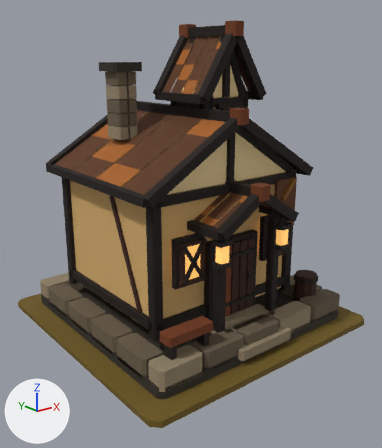
One commit to the glTF model art/manor_hall_t4/manor_hall_t4.glb: the scene before it, then after it.
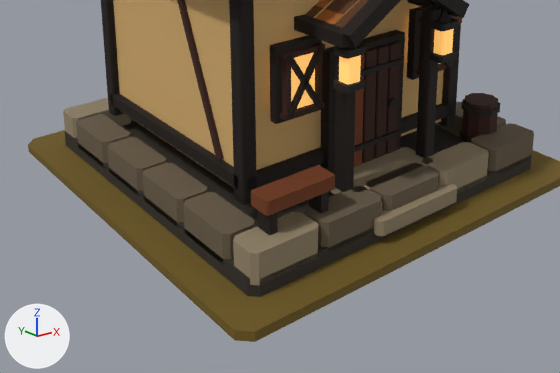
Each version appears first whole from a 50 mm camera at (-2.78, -3.55, 2.29) aimed at (-0.03, -0.12, 0.92), and next in a close-up on the part from 0% to 93% of the width and 47% to 100% of the height. The lights are fixed; the arrows at lower left show +X, +Y and +Z. The first two pictures are the older version.

Script lines for the objects in view, before the commit:
```python
me_mmr___hall___t04_architecture_mesh_002 = bpy.data.meshes.new('MMR | hall | T04 Architecture Mesh.002')
me_mmr___hall___t04_architecture_mesh_002.from_pydata(...)  # 2578 vertices, 4024 faces; spans x -1.0..1.0, y -1.05..1.1, z 0.0..2.52
# faces by material slot: [3872, 152]
me_mmr___hall___t04_architecture_mesh_002.materials.append(mat_mmr___shared_palette_atlas)  # picture img_mmr_shared_color_palette_64
me_mmr___hall___t04_architecture_mesh_002.materials.append(mat_mmr___amber)  # orange #ffc06a, glowing orange #daa459
me_mmr___hall___tier_04_ground_mesh_001 = bpy.data.meshes.new('MMR | hall | Tier 04 Ground Mesh.001')
me_mmr___hall___tier_04_ground_mesh_001.from_pydata(...)  # 16 vertices, 28 faces; spans x -1.17..1.17, y -1.17..1.17, z -0.05..0.0
me_mmr___hall___tier_04_ground_mesh_001.materials.append(mat_mmr___shared_palette_atlas)  # picture img_mmr_shared_color_palette_64
ob_mmr___hall___t04_architecture_001 = bpy.data.objects.new('MMR | hall | T04 Architecture.001', me_mmr___hall___t04_architecture_mesh_002)
ob_mmr___hall___t04_architecture_001.location = (0.0, 0.0, 0.05)
ob_mmr___hall___tier_04_ground_001 = bpy.data.objects.new('MMR | hall | Tier 04 Ground.001', me_mmr___hall___tier_04_ground_mesh_001)
ob_mmr___hall___tier_04_ground_001.location = (0.0, 0.0, 0.05)
```
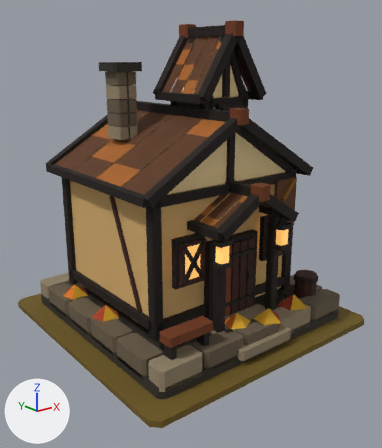
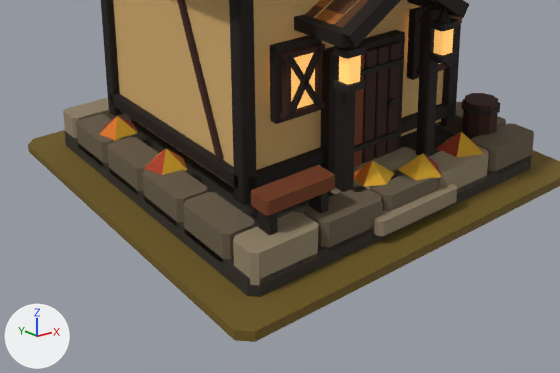
Pixel boxes (x1, y1, x2, y2) of what changed, in the close-ups (560 x 373 px):
'MMR | hall | T04 Autumn Dressing.001', added
    after: (99, 116, 484, 187)

The change, as a diff of the scene's bpy script:
```diff
--- a/art/manor_hall_t4/manor_hall_t4.glb.py
+++ b/art/manor_hall_t4/manor_hall_t4.glb.py
@@ me_mmr___hall___t04_autumn_dressing_001 @@
+me_mmr___hall___t04_autumn_dressing_001.from_pydata(...)  # 30 vertices, 25 faces; spans x -0.97..0.62, y -1.02..0.64, z 0.21..0.32
+me_mmr___hall___t04_autumn_dressing_001.materials.append(mat_mmr___shared_palette_atlas)  # picture img_mmr_shared_color_palette_64
@@ ob_mmr___hall___t04_autumn_dressing_001 @@
+ob_mmr___hall___t04_autumn_dressing_001 = bpy.data.objects.new('MMR | hall | T04 Autumn Dressing.001', me_mmr___hall___t04_autumn_dressing_001)
+ob_mmr___hall___t04_autumn_dressing_001.location = (0.0, 0.0, 0.05)
```
